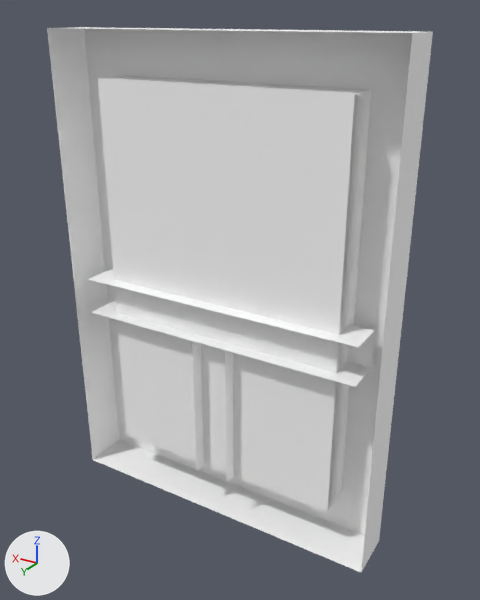
Two versions of the glTF model assets/synty/simple_fantasy_interiors/models/SM_Env_Window_04.glb, one commit apart.
Rendered twice from a 50 mm camera at (-0.0154, 0.0228, 0.0236) aimed at (-0.0008, -0.0016, 0.0114). The axes (+X, +Y, +Z) are drawn at lower left. The lights are the same throughout.

Objects in the first picture: 'SM_Env_Window_04'.
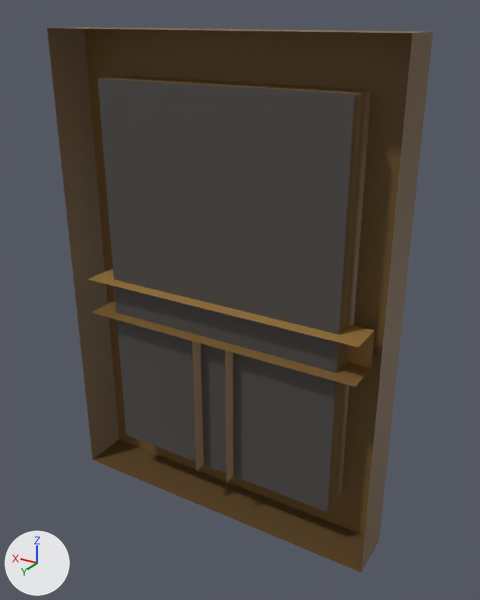
What differs and where, as boxes (x1, y1, x2, y2) in the pictures (480 x 600 px):
'SM_Env_Window_04', surface changed
    both: (47, 27, 433, 572)

The change, as a diff of the scene's bpy script:
```diff
--- a/assets/synty/simple_fantasy_interiors/models/SM_Env_Window_04.glb.py
+++ b/assets/synty/simple_fantasy_interiors/models/SM_Env_Window_04.glb.py
@@ img_simplefantasyinteriorstexture @@
+img_simplefantasyinteriorstexture = load_image('SimpleFantasyInteriorsTexture', '_unpacked/SimpleFantasyInteriorsTexture', 1024, 1024, 'sRGB')
@@ mat_lambert1 @@
 mat_lambert1 = principled_material('lambert1')
-mat_lambert1.base_color = (1.0, 1.0, 1.0)  # white #ffffff
+mat_lambert1.texture = img_simplefantasyinteriorstexture
 mat_lambert1.roughness = 0.553
```
